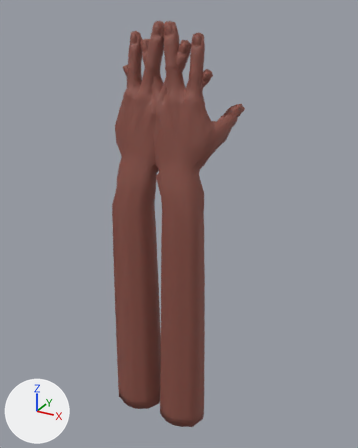
Before and after pictures for a commit that changed the Blender file public/models/source/hand-left-rig.blend.
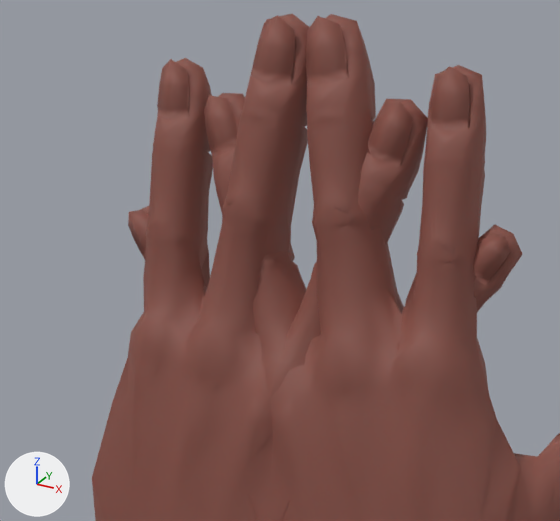
The first picture shows the older version from a 50 mm lens placed at (252.0, -444.0, 82.0), pointed at (9.0, -4.0, -138.0). The close-ups show the older and then the newer version on the part from 26% to 62% of the width and 4% to 30% of the height of that picture. Only the edits that show in the close-ups are written down. Arrows for +X, +Y and +Z are at lower left; the lights stay in place.

The scene before the commit, as lines of its bpy script (objects in view):
```python
me_handleft = bpy.data.meshes.new('HandLeft')
me_handleft.from_pydata(...)  # 1418 vertices, 1426 faces; spans x -50.0..69.0, y -58.0..27.0, z -373.0..70.0
me_handleft.polygons.foreach_set('use_smooth', [True] * 1426)
me_handleft.materials.append(mat_hand_skin)  # brown #8a5146
me_handmesh = bpy.data.meshes.new('HandMesh')
me_handmesh.from_pydata(...)  # 1418 vertices, 1426 faces; spans x -69.0..50.0, y -58.0..27.0, z -373.0..70.0
me_handmesh.polygons.foreach_set('use_smooth', [True] * 1426)
me_handmesh.materials.append(mat_hand_skin)  # brown #8a5146
ob_hand = bpy.data.objects.new('Hand', me_handmesh)
ob_hand.location = (0.0, 0.0, 0.0)
ob_handleft = bpy.data.objects.new('HandLeft', me_handleft)
ob_handleft.location = (0.0, 0.0, 0.0)
```
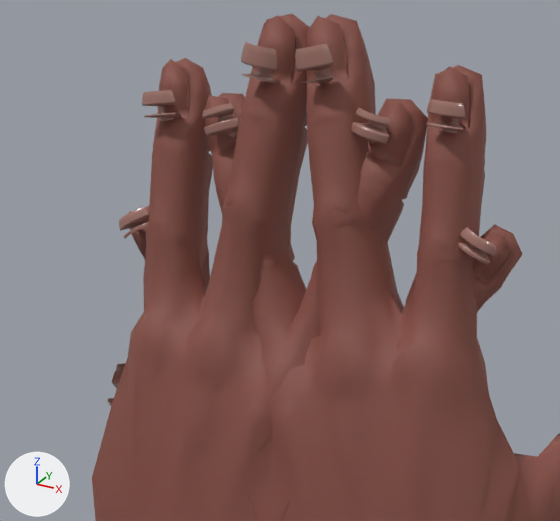
What differs and where, as boxes [x1, y1, x2, y2] in the close-ups (560 x 521 px):
'HandLeft', reshaped
    before: [128, 14, 560, 521]
    after: [119, 14, 560, 521]
part 1 of me_handmesh, added (brown)
    after: [142, 90, 176, 121]
part 2 of me_handmesh, added (brown)
    after: [241, 42, 277, 82]
part 3 of me_handmesh, added (brown)
    after: [351, 108, 390, 144]
part 4 of me_handmesh, added (brown)
    after: [458, 227, 496, 265]
part 5 of me_handmesh, added (mostly hidden)
    after: [108, 363, 126, 406]
part 6 of me_handleft, added (brown)
    after: [426, 99, 465, 133]
part 7 of me_handleft, added (brown)
    after: [295, 44, 334, 84]
part 8 of me_handleft, added (brown)
    after: [202, 103, 239, 137]
part 9 of me_handleft, added (brown)
    after: [119, 207, 149, 239]

Diff of the bpy script that builds the scene:
```diff
--- a/public/models/source/hand-left-rig.blend.py
+++ b/public/models/source/hand-left-rig.blend.py
@@ mat_hand_nail @@
+mat_hand_nail = principled_material('Hand_Nail')
+mat_hand_nail.base_color = (0.36, 0.17, 0.14)  # brown #a27369
+mat_hand_nail.roughness = 0.34
+mat_hand_nail.coat_weight = 0.75
+mat_hand_nail.coat_roughness = 0.1
@@ me_handmesh @@
 # used by ob_hand; location = (0.0, 0.0, 0.0)
-me_handmesh.from_pydata(...)  # 1418 vertices, 1426 faces; spans x -69.0..50.0, y -58.0..27.0, z -373.0..70.0
+me_handmesh.from_pydata(...)  # 2463 vertices, 2326 faces; spans x -73.0..50.0, y -58.0..27.0, z -373.0..70.0
+# me_handmesh part 1: a new loose piece of 209 vertices spanning x -40.0..-31.0, y -22.0..-17.0, z 48.0..54.0, in mat_hand_nail (brown #a27369)
+# me_handmesh part 2: a new loose piece of 209 vertices spanning x -11.0..-2.0, y -26.0..-21.0, z 57.0..65.0, in mat_hand_nail (brown #a27369)
+# me_handmesh part 3: a new loose piece of 209 vertices spanning x 14.0..23.0, y -23.0..-18.0, z 45.0..52.0, in mat_hand_nail (brown #a27369)
+# me_handmesh part 4: a new loose piece of 209 vertices spanning x 39.0..47.0, y -22.0..-17.0, z 22.0..30.0, in mat_hand_nail (brown #a27369)
+# me_handmesh part 5: a new loose piece of 209 vertices spanning x -73.0..-67.0, y 6.0..19.0, z -25.0..-11.0, in mat_hand_nail (brown #a27369)
 me_handmesh.materials.append(mat_hand_skin)
+me_handmesh.materials.append(mat_hand_nail)  # brown #a27369
@@ me_handleft @@
 # used by ob_handleft; location = (0.0, 0.0, 0.0)
-me_handleft.from_pydata(...)  # 1418 vertices, 1426 faces; spans x -50.0..69.0, y -58.0..27.0, z -373.0..70.0
+me_handleft.from_pydata(...)  # 2463 vertices, 2326 faces; spans x -50.0..73.0, y -58.0..27.0, z -373.0..70.0
+# me_handleft part 6: a new loose piece of 209 vertices spanning x 31.0..40.0, y -22.0..-17.0, z 48.0..54.0, in mat_hand_nail (brown #a27369)
+# me_handleft part 7: a new loose piece of 209 vertices spanning x 2.0..11.0, y -26.0..-21.0, z 57.0..65.0, in mat_hand_nail (brown #a27369)
+# me_handleft part 8: a new loose piece of 209 vertices spanning x -23.0..-14.0, y -23.0..-18.0, z 45.0..52.0, in mat_hand_nail (brown #a27369)
+# me_handleft part 9: a new loose piece of 209 vertices spanning x -47.0..-39.0, y -22.0..-17.0, z 22.0..30.0, in mat_hand_nail (brown #a27369)
+# other edits to the shape of me_handleft do not show in these pictures
 me_handleft.materials.append(mat_hand_skin)
+me_handleft.materials.append(mat_hand_nail)  # brown #a27369
```
